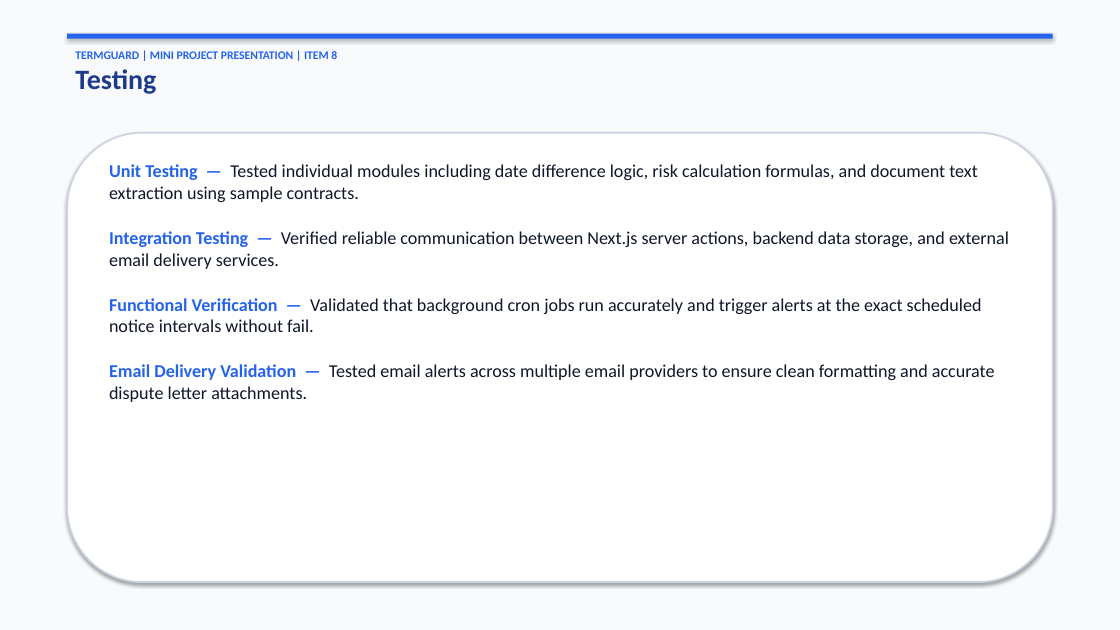
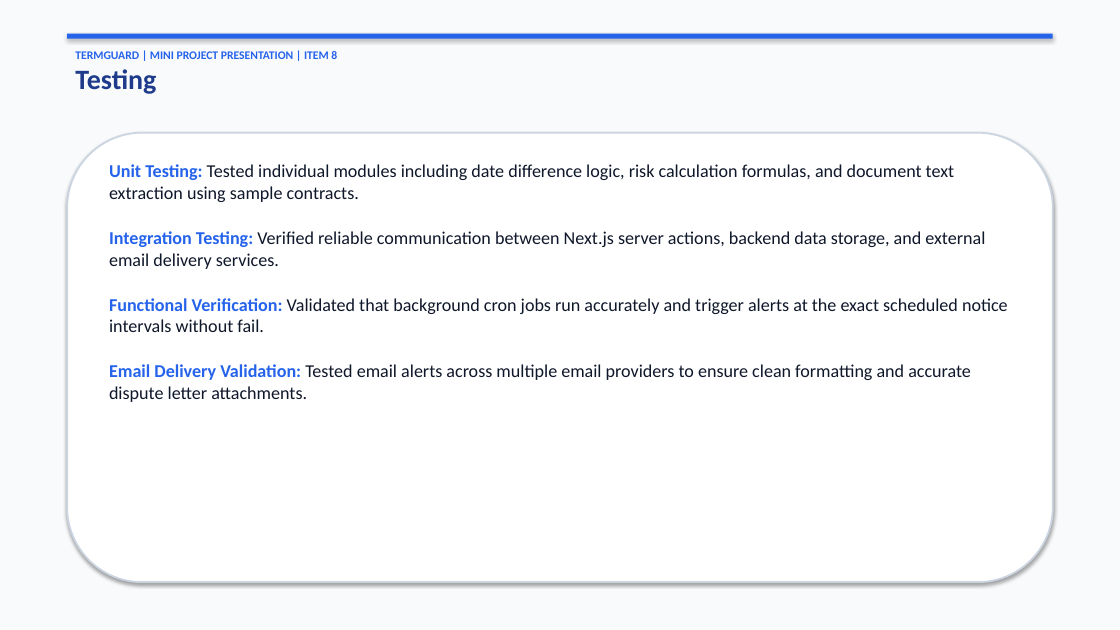
Before and after one commit to laxmiharshithrebally-a11y/TermGuard, a slide deck: slide 12 of TermGuard_Mini_Project_Presentation.pptx. Drawn at 1120x630 pixels with LibreOffice and Linux fonts; fonts in the diff are those of the drawing. Boxes give left, top, right and bottom in pixels: in the first picture for what was removed or moved away, otherwise in the second. Text is boxed around its words. In the diff, an @@ line names an element or a change of style, - is before the commit and + after.

```diff
--- a/TermGuard_Mini_Project_Presentation.pptx
+++ b/TermGuard_Mini_Project_Presentation.pptx
@@ text at bbox=[109, 164, 1008, 402]: text changed @@
-Unit Testing — Tested individual modules including date difference logic, risk calculation formulas, and document text extraction using sample contracts.
-Integration Testing — Verified reliable communication between Next.js server actions, backend data storage, and external email delivery services.
-Functional Verification — Validated that background cron jobs run accurately and trigger alerts at the exact scheduled notice intervals without fail.
-Email Delivery Validation — Tested email alerts across multiple email providers to ensure clean formatting and accurate dispute letter attachments.
+Unit Testing: Tested individual modules including date difference logic, risk calculation formulas, and document text extraction using sample contracts.
+Integration Testing: Verified reliable communication between Next.js server actions, backend data storage, and external email delivery services.
+Functional Verification: Validated that background cron jobs run accurately and trigger alerts at the exact scheduled notice intervals without fail.
+Email Delivery Validation: Tested email alerts across multiple email providers to ensure clean formatting and accurate dispute letter attachments.
```
Also in this commit, not shown: 13 other slides changed, 1 other file.
